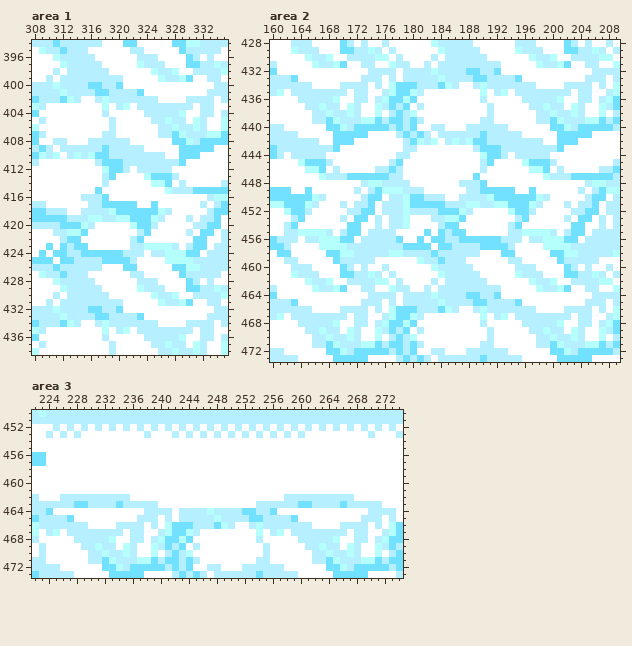
Pixel-art file: resources pengu/tiles.aseprite. Above, as it was before the edit.
512x512 pixels, 1 frame. Colours within 5 levels of each other are drawn and written as one. Shown: area 1: x 308..335, y 394..438; area 2: x 160..209, y 428..473; area 3: x 222..274, y 450..473. The commit also changed other parts of the picture, which this record leaves out.
The same view after the edit:
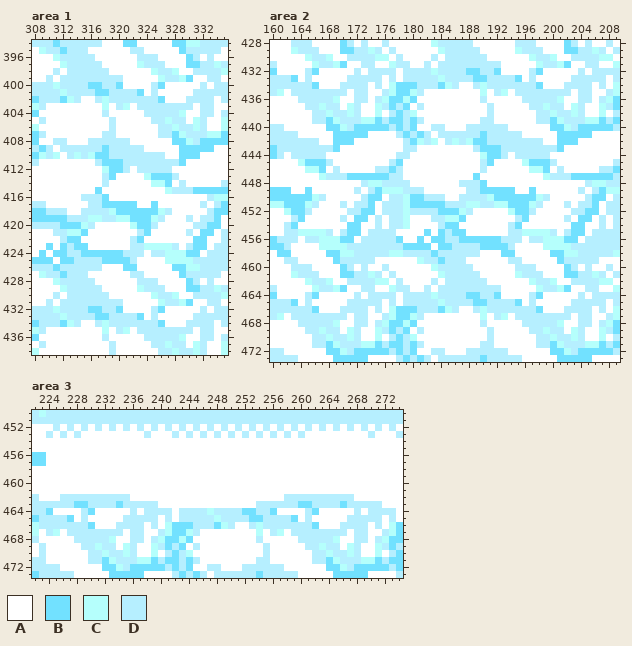
Palette (. is transparent): A #ffffff  B #72e1ff  C #b5fffc  D #b6efff
Changes in this commit:
{"where": "area 1, layer \"platforms\""}
{"y":400,"x":325,"old":"AA","new":"DB"}
{"y":400,"x":332,"old":"A","new":"D"}
{"y":401,"x":325,"old":"A","new":"D"}
{"y":401,"x":331,"old":"AA","new":"DD"}
{"y":402,"x":326,"old":"A","new":"B"}
{"y":432,"x":325,"old":"AA","new":"DB"}
{"y":432,"x":332,"old":"A","new":"D"}
{"y":433,"x":325,"old":"A","new":"D"}
{"y":433,"x":331,"old":"AA","new":"DD"}
{"y":434,"x":326,"old":"A","new":"B"}
{"where": "area 2, layer \"platforms\""}
{"y":432,"x":165,"old":"AA","new":"DB"}
{"y":432,"x":172,"old":"A","new":"D"}
{"y":432,"x":197,"old":"AA","new":"DB"}
{"y":432,"x":204,"old":"A","new":"D"}
{"y":433,"x":165,"old":"A","new":"D"}
{"y":433,"x":171,"old":"AA","new":"DD"}
{"y":433,"x":197,"old":"A","new":"D"}
{"y":433,"x":203,"old":"AA","new":"DD"}
{"y":434,"x":166,"old":"A","new":"B"}
{"y":434,"x":198,"old":"A","new":"B"}
{"y":464,"x":165,"old":"AA","new":"DB"}
{"y":464,"x":172,"old":"A","new":"D"}
{"y":464,"x":197,"old":"AA","new":"DB"}
{"y":464,"x":204,"old":"A","new":"D"}
{"y":465,"x":165,"old":"A","new":"D"}
{"y":465,"x":171,"old":"AA","new":"DD"}
{"y":465,"x":197,"old":"A","new":"D"}
{"y":465,"x":203,"old":"AA","new":"DD"}
{"y":466,"x":166,"old":"A","new":"B"}
{"y":466,"x":198,"old":"A","new":"B"}
{"where": "area 3, layer \"platforms\""}
{"y":464,"x":229,"old":"AA","new":"DB"}
{"y":464,"x":236,"old":"A","new":"D"}
{"y":464,"x":261,"old":"AA","new":"DB"}
{"y":464,"x":268,"old":"A","new":"D"}
{"y":465,"x":229,"old":"A","new":"D"}
{"y":465,"x":235,"old":"AA","new":"DD"}
{"y":465,"x":261,"old":"A","new":"D"}
{"y":465,"x":267,"old":"AA","new":"DD"}
{"y":466,"x":230,"old":"A","new":"B"}
{"y":466,"x":262,"old":"A","new":"B"}
